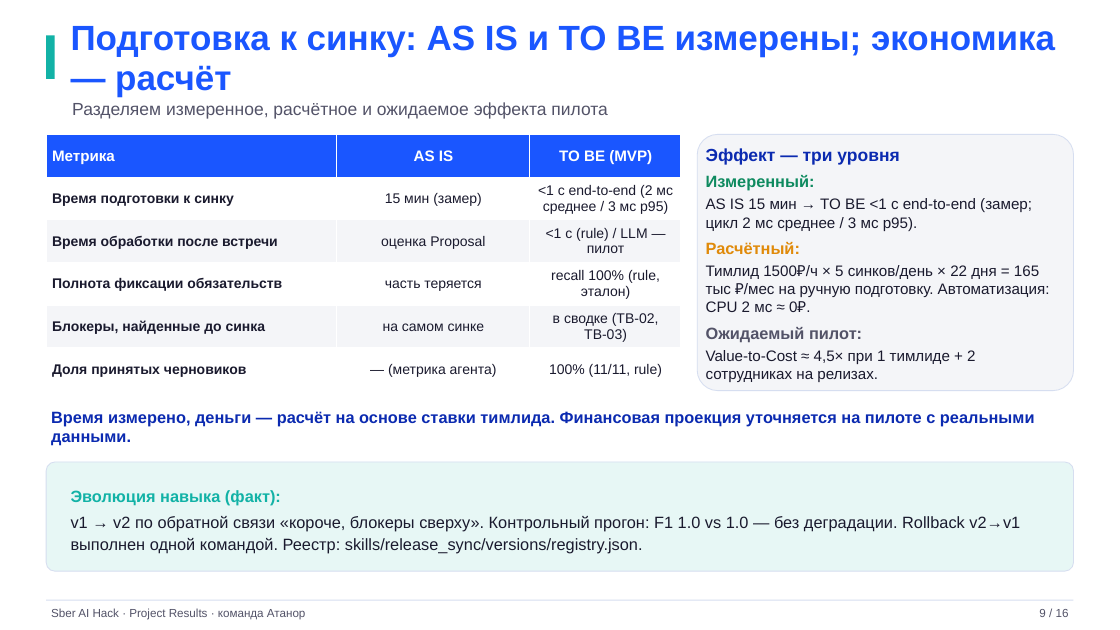
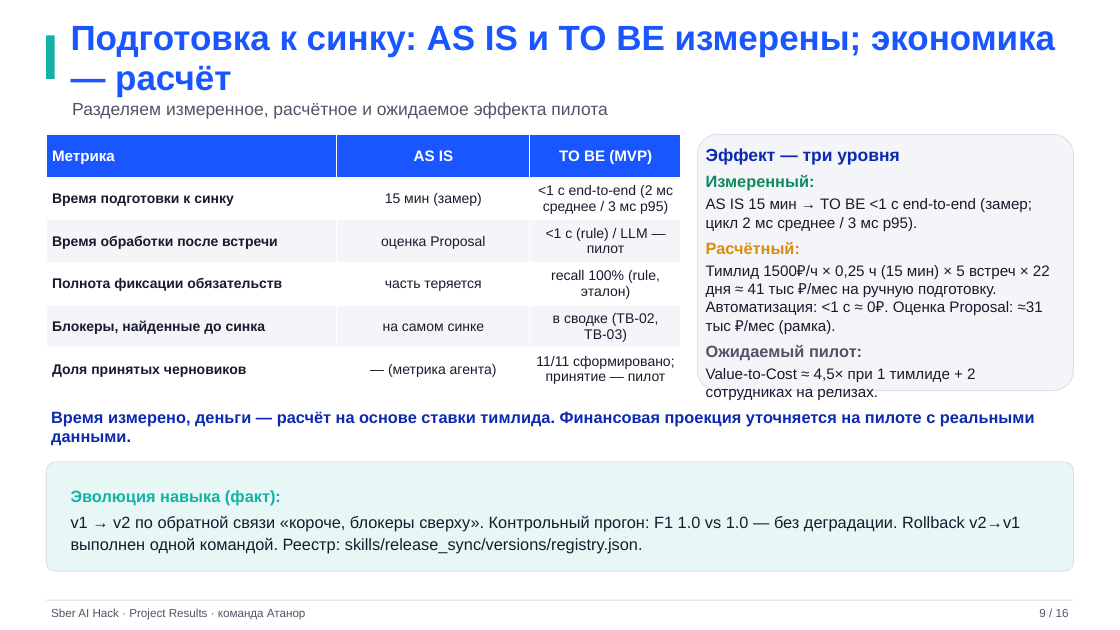
Before and after one commit to sergeyenikeev/athanor-release-sync, a slide deck: slide 9 of docs/Atanor_Project_Results.pptx. Drawn at 1120x630 pixels with LibreOffice and Linux fonts; fonts in the diff are those of the drawing. Boxes give left, top, right and bottom in pixels: in the first picture for what was removed or moved away, otherwise in the second. Text is boxed around its words. In the diff, an @@ line names an element or a change of style, - is before the commit and + after.

```diff
--- a/docs/Atanor_Project_Results.pptx
+++ b/docs/Atanor_Project_Results.pptx
@@ table at [46,134,681,391] @@
-row 6, column 3: 100% (11/11, rule)
+row 6, column 3: 11/11 сформировано; принятие — пилот
@@ text at [706,265,1050,334]: text changed @@
-Тимлид 1500₽/ч × 5 синков/день × 22 дня = 165 тыс ₽/мес на ручную подготовку. Автоматизация: CPU 2 мс ≈ 0₽.
+Тимлид 1500₽/ч × 0,25 ч (15 мин) × 5 встреч × 22 дня ≈ 41 тыс ₽/мес на ручную подготовку. Автоматизация: <1 с ≈ 0₽. Оценка Proposal: ≈31 тыс ₽/мес (рамка).
```
Also in this commit, not shown: 4 other slides changed, 39 other files.
